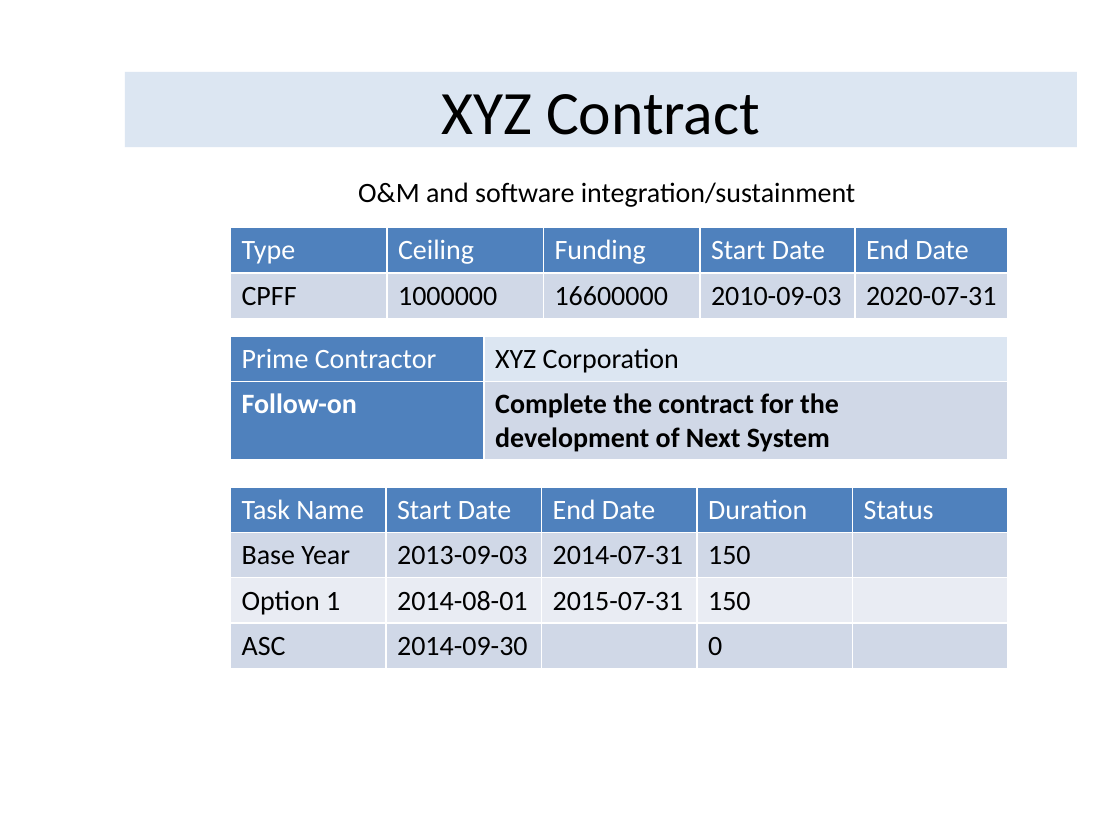
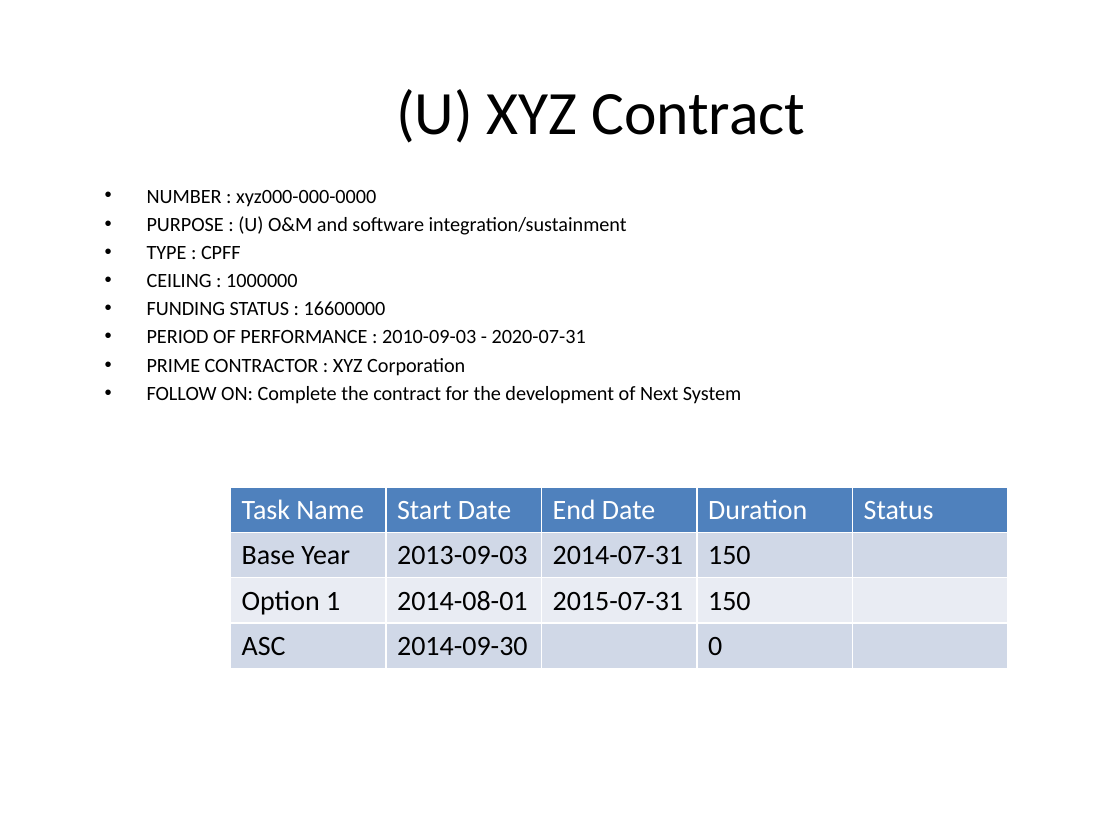
Before and after one commit to sastafford/marklogic-powerpoint, a slide deck: slide 1 of src/main/resources/powerpoint/template.pptx. Drawn at 1120x840 pixels with LibreOffice and Linux fonts; fonts in the diff are those of the drawing. Boxes give left, top, right and bottom in pixels: in the first picture for what was removed or moved away, otherwise in the second. Text is boxed around its words. In the diff, an @@ line names an element or a change of style, - is before the commit and + after.

Commit message:
added ppt template

```diff
--- a/src/main/resources/powerpoint/template.pptx
+++ b/src/main/resources/powerpoint/template.pptx
@@ title "(U) XYZ Contract": place and size @@
-title "(U) XYZ Contract" at [125, 72, 1077, 147]
+title "(U) XYZ Contract" at [396, 89, 805, 143]
@@ title "(U) XYZ Contract" at [396, 89, 805, 143]: fill #DCE6F2 to none @@
@@ title at [396, 89, 805, 143]: text changed @@
-XYZ Contract
+(U) XYZ Contract
@@ text added at [147, 190, 741, 404], 12.9 pt, text #000000 @@
+• NUMBER : xyz000-000-0000
+• PURPOSE : (U) O&M and software integration/sustainment
+• TYPE : CPFF
+• CEILING : 1000000
+• FUNDING STATUS : 16600000
+• PERIOD OF PERFORMANCE : 2010-09-03 - 2020-07-31
+• PRIME CONTRACTOR : XYZ Corporation
+• FOLLOW ON: Complete the contract for the development of Next System
@@ text removed at [358, 182, 856, 207] @@
-O&M and software integration/sustainment
@@ table removed at [231, 227, 1009, 523], 2 rows, 5 columns @@
-Type | Ceiling | Funding | Start Date | End Date
-CPFF | 1000000 | 16600000 | 2010-09-03 | 2020-07-31
@@ table removed at [231, 336, 1008, 460], 2 rows, 2 columns @@
-Prime Contractor | XYZ Corporation
-Follow-on | Complete the contract for the development of Next System
```
Also in this commit, not shown: 1 other file.
